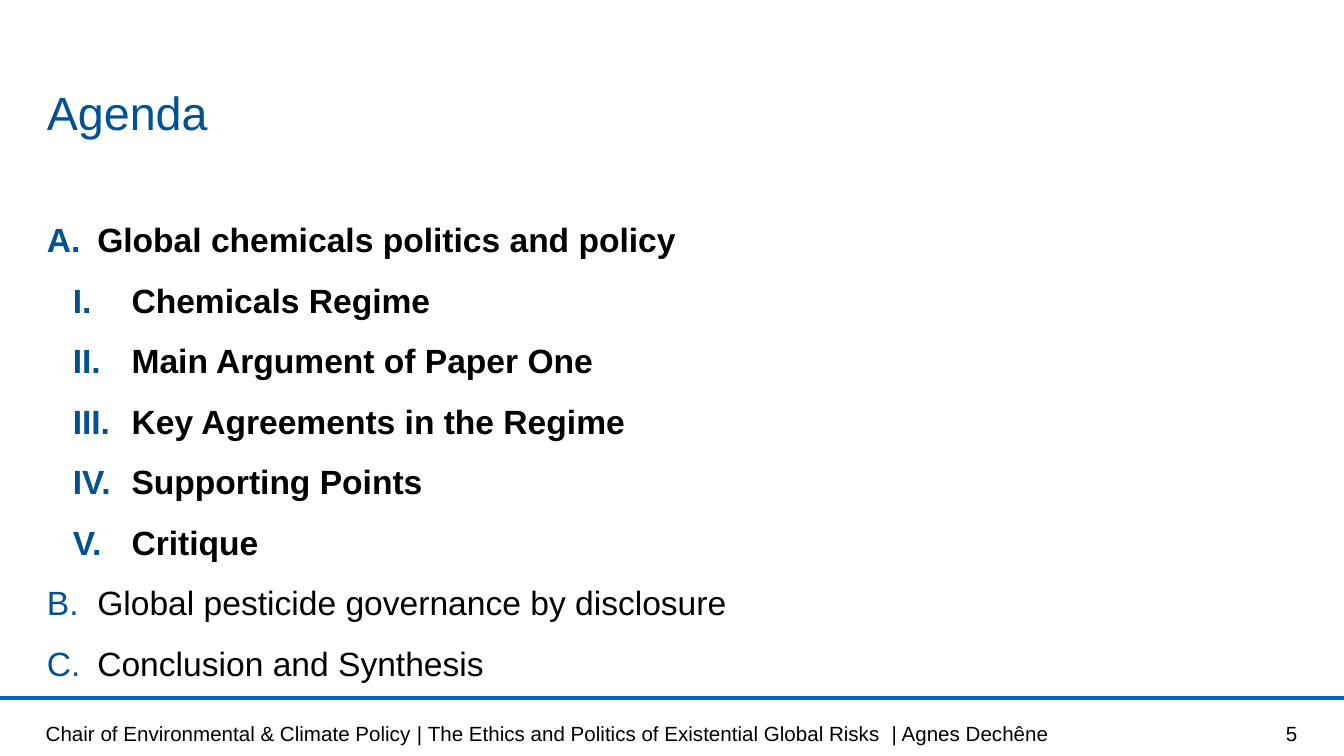
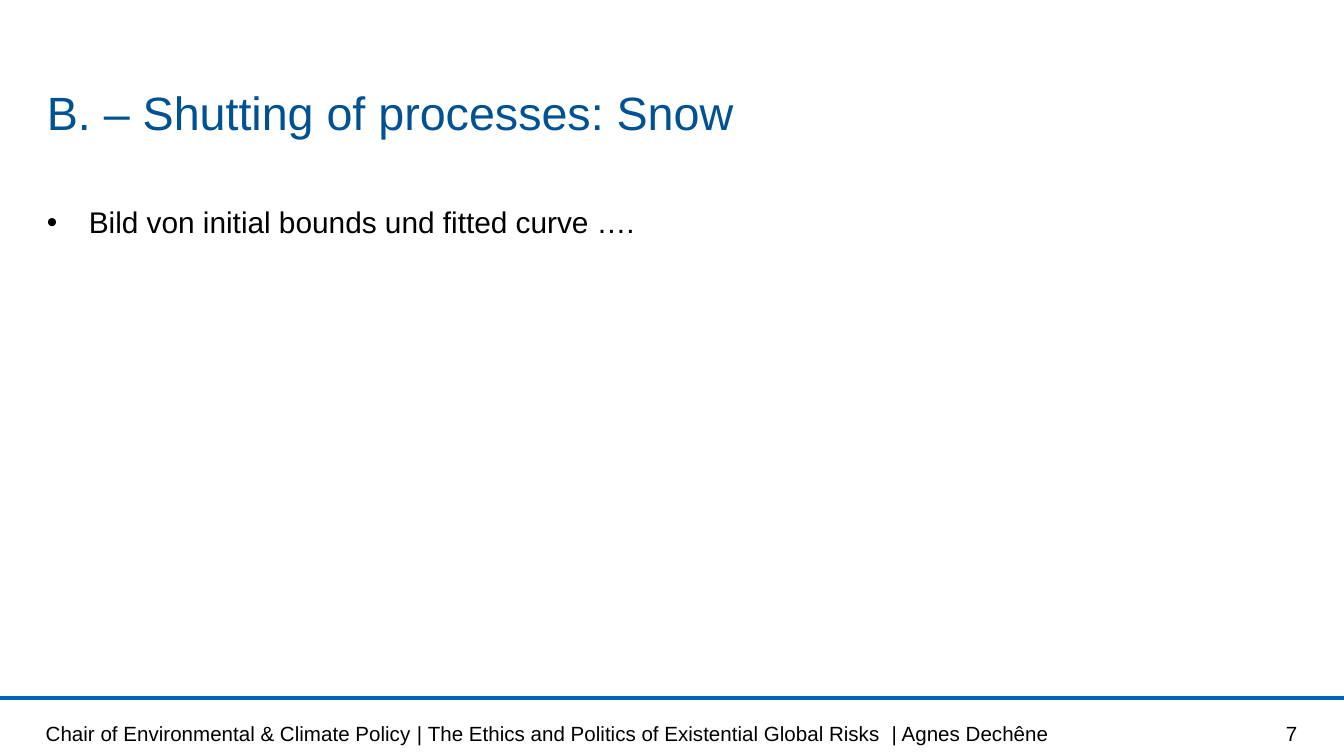
Before and after one commit to lisab00/UncertaintyQuantificationHydrology, a slide deck: slide 7 of MMUQ_task1.pptx (slide 5 before the commit). Drawn at 1344x756 pixels with LibreOffice and Linux fonts; fonts in the diff are those of the drawing; background and template pictures are left out. Boxes give left, top, right and bottom in pixels: in the first picture for what was removed or moved away, otherwise in the second. Text is boxed around its words. In the diff, an @@ line names an element or a change of style, - is before the commit and + after.

```diff
--- a/MMUQ_task1.pptx
+++ b/MMUQ_task1.pptx
@@ title at [47, 96, 734, 140]: text changed @@
-Agenda
+B. – Shutting of processes: Snow
@@ text at [89, 211, 589, 234]: text changed; size 18 to 16 pt; bold off @@
-A. Global chemicals politics and policy
-  I. Chemicals Regime
-  II. Main Argument of Paper One
-  III. Key Agreements in the Regime
-  IV. Supporting Points
-  V. Critique
-B. Global pesticide governance by disclosure
-C. Conclusion and Synthesis
+• Bild von initial bounds und fitted curve ….
@@ page number at [1286, 727, 1297, 741]: text changed @@
-5
+7
```
Also in this commit, not shown: 3 other slides changed, 2 slides added, 1 slide removed.
